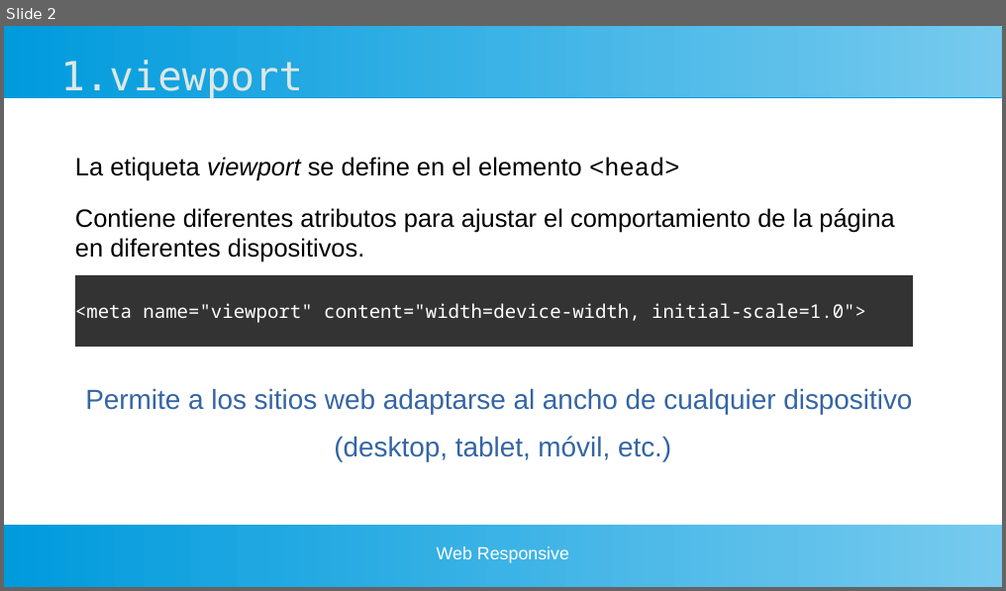
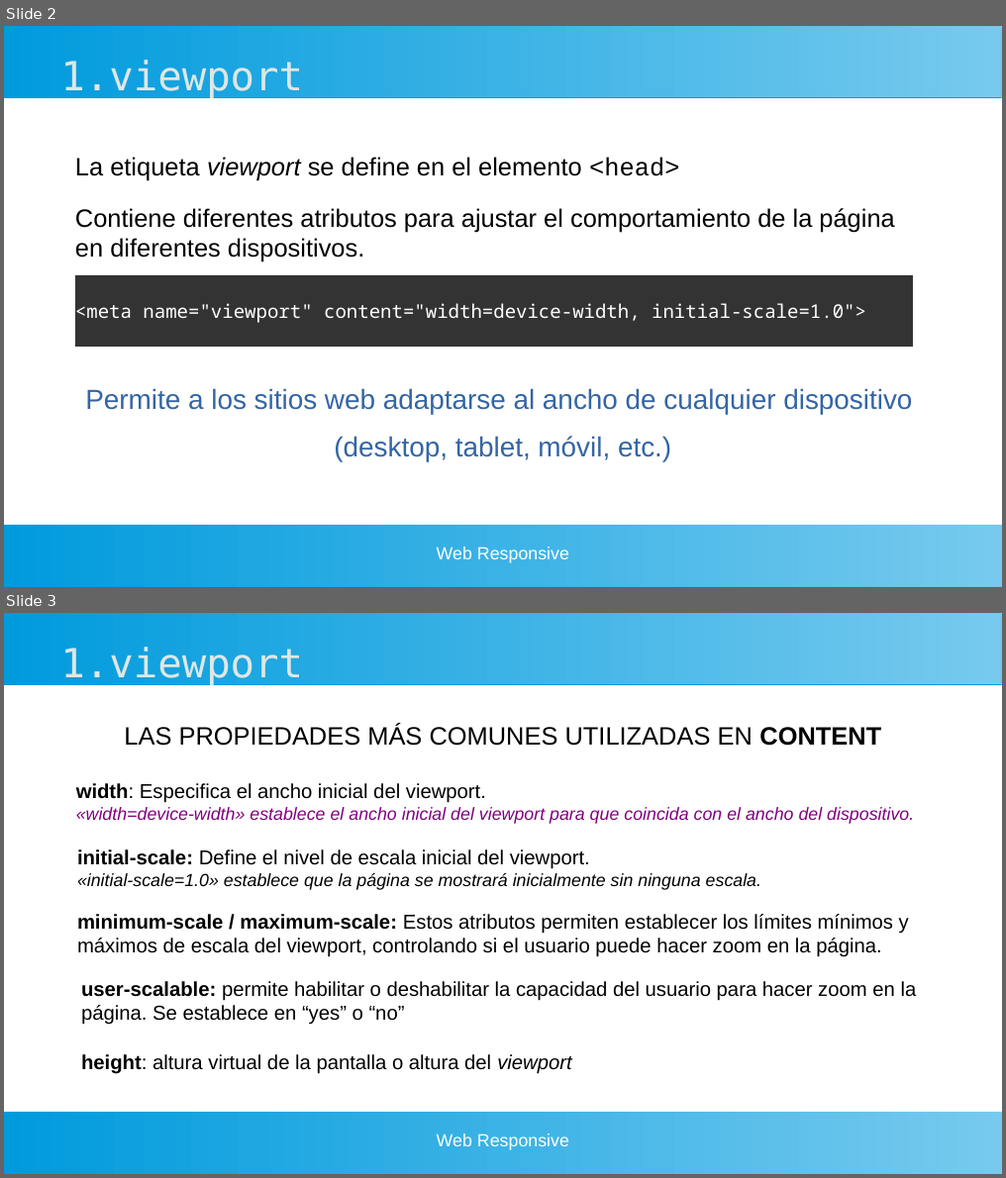
Before and after one commit to gaizkamg/HTML-CSS-Entregable, a slide deck: Presentacion/presentacion-responsive.odp. Shown one above the other, each under a label of ours: slide 2 before the commit, slides 2 and 3 after it. The pictures are 1006x591 and 1006x1178 pixels, drawn with LibreOffice and Linux fonts; fonts in the diff are those of the drawing. Boxes give left, top, right and bottom in pixels: in the first picture for what was removed or moved away, otherwise in the second. Text is boxed around its words. In the diff, an @@ line names an element or a change of style, - is before the commit and + after.

```diff
--- a/Presentacion/presentacion-responsive.odp
+++ b/Presentacion/presentacion-responsive.odp
@@ slide 3 added at bbox=[4, 613, 1002, 1174], background #FFFFFF; not listed: 2 template elements that a slide beside it also shows @@
@@ title added at bbox=[60, 647, 303, 685], 32 pt, text #DEE7E5 @@
+1.viewport
@@ text added at bbox=[124, 724, 881, 746], 20 pt, text #000000 @@
+LAS PROPIEDADES MÁS COMUNES UTILIZADAS EN CONTENT
@@ text added at bbox=[76, 783, 914, 824], 14 pt, text #800080, italic @@
+width: Especifica el ancho inicial del viewport.
+«width=device-width» establece el ancho inicial del viewport para que coincida con el ancho del dispositivo.
@@ text added at bbox=[77, 850, 761, 890], 14 pt, text #000000, italic @@
+initial-scale: Define el nivel de escala inicial del viewport.
+«initial-scale=1.0» establece que la página se mostrará inicialmente sin ninguna escala.
@@ text added at bbox=[77, 914, 909, 958], 16 pt, text #000000 @@
+minimum-scale / maximum-scale: Estos atributos permiten establecer los límites mínimos y máximos de escala del viewport, controlando si el usuario puede hacer zoom en la página.
@@ text added at bbox=[81, 981, 917, 1025], 16 pt, text #000000 @@
+user-scalable: permite habilitar o deshabilitar la capacidad del usuario para hacer zoom en la página. Se establece en “yes” o “no”
@@ text added at bbox=[81, 1055, 571, 1074], 16 pt, text #000000 @@
+height: altura virtual de la pantalla o altura del viewport
@@ text added at bbox=[437, 1134, 569, 1151], 14 pt, text #FFFFFF @@
+Web Responsive
```
Also in this commit, not shown: 1 other slide added, 10 other files.
